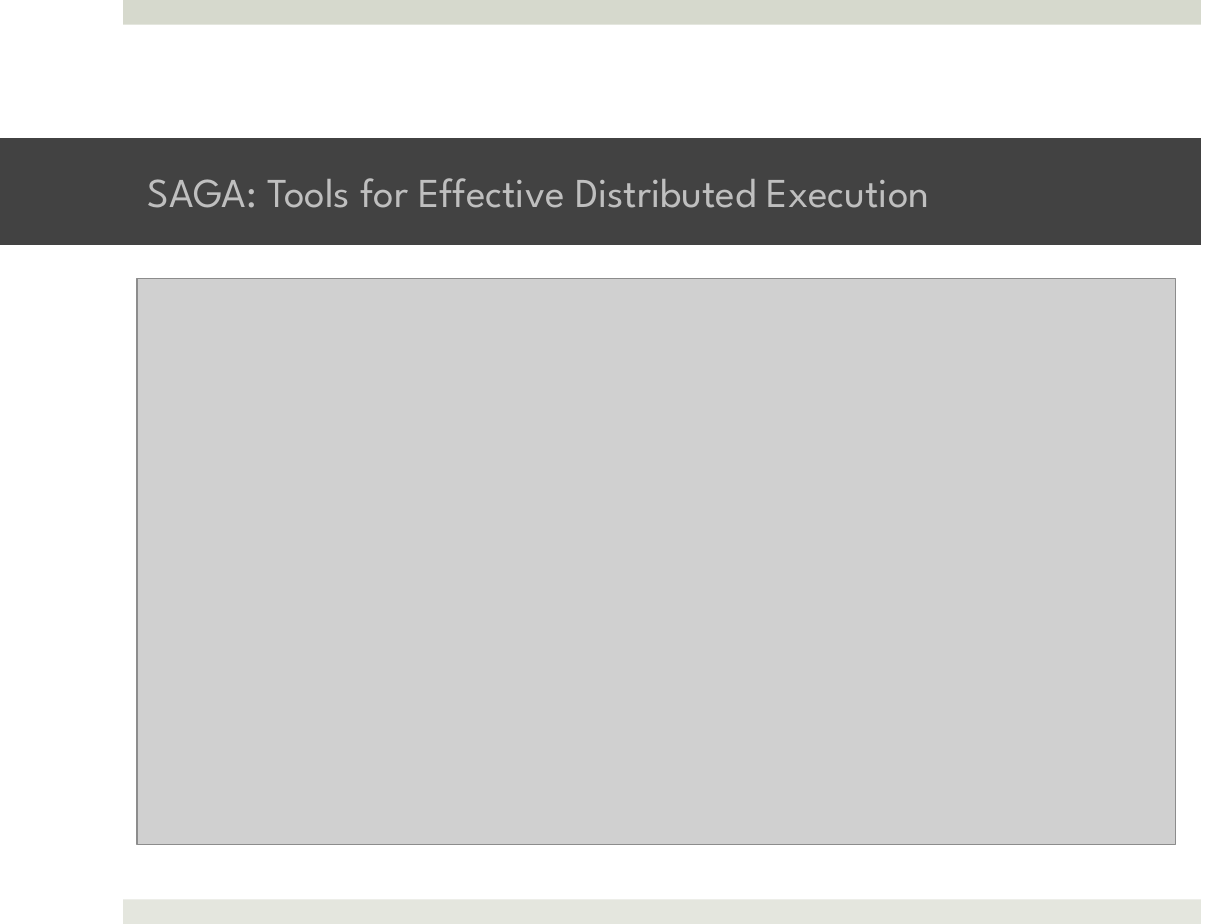
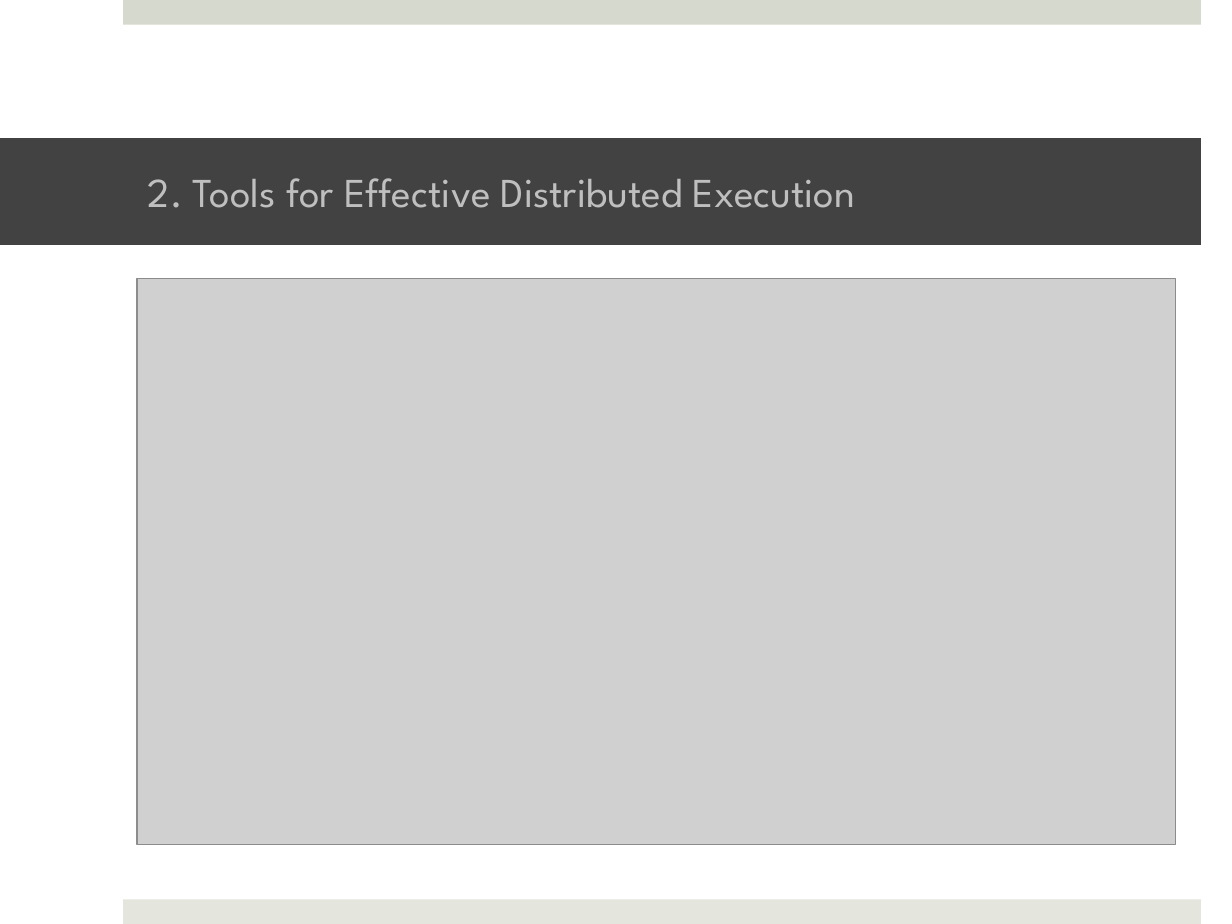
Before and after one commit to saga-project/saga-cpp-legacy-projects, a slide deck: slide 12 of tutorial/general_tutorial/SAGA-Intro-Conclusion.pptx. Drawn at 1232x924 pixels with LibreOffice and Linux fonts; fonts in the diff are those of the drawing; grey boxes stand for pictures; background and template pictures are left out. Boxes give left, top, right and bottom in pixels: in the first picture for what was removed or moved away, otherwise in the second. Text is boxed around its words. In the diff, an @@ line names an element or a change of style, - is before the commit and + after.

```diff
--- a/tutorial/general_tutorial/SAGA-Intro-Conclusion.pptx
+++ b/tutorial/general_tutorial/SAGA-Intro-Conclusion.pptx
@@ title at (148,178,855,208): text changed @@
-SAGA: Tools for Effective Distributed Execution
+2. Tools for Effective Distributed Execution
```
Also in this commit, not shown: 4 other slides changed, 1 slide added, 1 slide removed, 1 other file.
